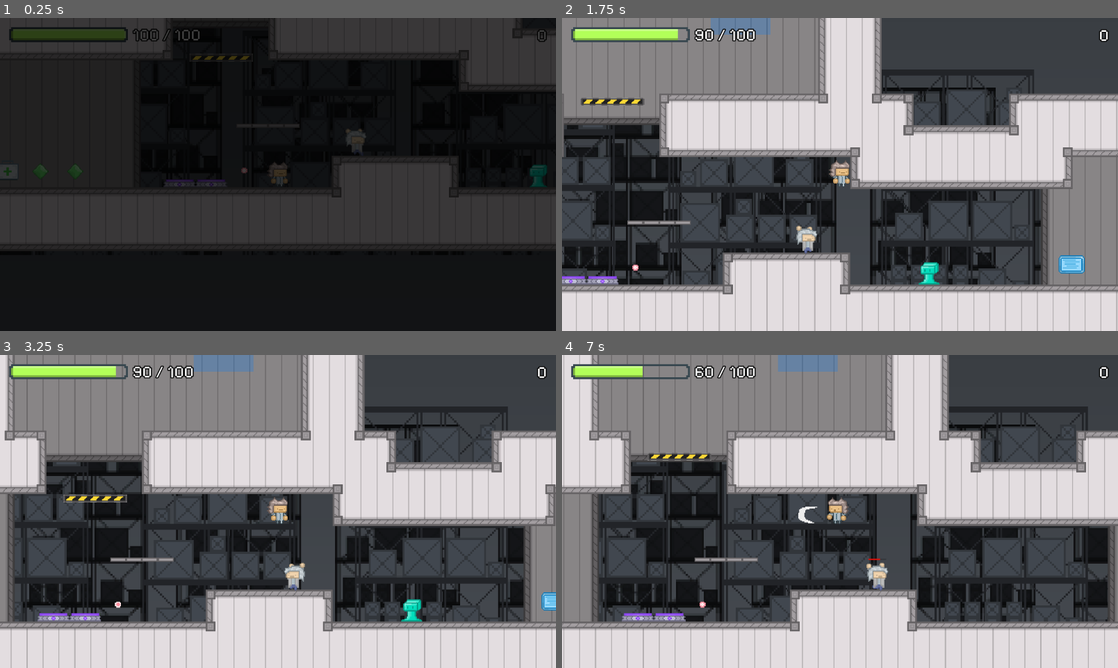
Above: before the commit, frames 1-4 (two rows, left to right).
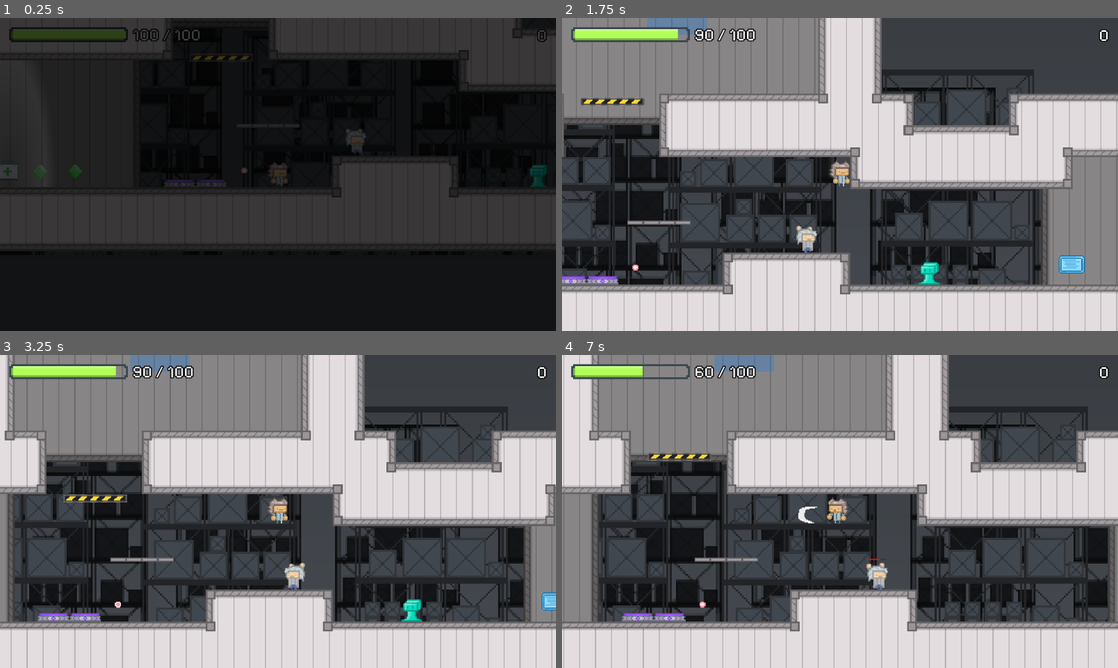
Above: after the commit, the same moments.

Repository: Brian-Magnuson/lab_escape_gd
Game: Godot game, scene res://scenes/level_0.tscn
Same seed, same stepped clock (60 frames per second), same inputs: the game is played once before the commit and once after it.
Inputs (mouse positions are in pixels of both pictures, inside the frame that each line leads up to):
- Up to frame 1 (0.25 s): no input
- Up to frame 2 (1.75 s): move the mouse to (962, 158) at 0.52 s; press the mouse at (962, 158) at 0.53 s; hold D (move_right) from 0.53 s (still down); tap Space (jump) at 0.77, 1.52 s; move the mouse to (728, 190) at 1.27 s; release the mouse at (728, 190) at 1.28 s; tap E (interact) at 1.35 s
- Up to frame 3 (3.25 s): move the mouse to (333, 442) at 2.02 s; release D (move_right) at 2.03 s; press the mouse at (333, 442) at 2.03 s; hold A (move_left) 2.03-2.78 s; move the mouse to (250, 574) at 2.77 s; release the mouse at (250, 574) at 2.78 s; hold D (move_right) from 2.78 s (still down); tap E (interact) at 2.85 s; tap Space (jump) at 3.02 s
- Up to frame 4 (7 s): move the mouse to (1006, 558) at 3.52 s; press the mouse at (1006, 558) at 3.53 s; tap Space (jump) at 3.77, 4.52, 6.02, 6.77 s; move the mouse to (673, 464) at 4.27 s; release D (move_right) at 4.28 s; release the mouse at (673, 464) at 4.28 s; hold A (move_left) 4.28-5.03 s; tap E (interact) at 4.35, 5.85 s; move the mouse to (867, 511) at 5.02 s; press the mouse at (867, 511) at 5.03 s; hold D (move_right) 5.03-5.78 s; move the mouse to (756, 433) at 5.77 s; release the mouse at (756, 433) at 5.78 s; hold A (move_left) from 5.78 s (still down); move the mouse to (962, 495) at 6.52 s; press the mouse at (962, 495) at 6.53 s

The runs differ from the first frame. In frame 2, 0.9% of the frame differs, in the area x 15-38%, y 0-6%; in frame 3, 1.0%; in frame 4, 1.1%, in the area x 27-50%, y 0-6%.

Commit message:
Add point light

Diff:
--- a/assets/tiles/tiles.tres
+++ b/assets/tiles/tiles.tres
@@ -1,8 +1,11 @@
-[gd_resource type="TileSet" load_steps=7 format=3 uid="uid://cjj3lgustq04"]
+[gd_resource type="TileSet" load_steps=8 format=3 uid="uid://cjj3lgustq04"]
 
 [ext_resource type="Texture2D" uid="uid://ftjg3puu72lw" path="res://assets/tiles/LabTileset.png" id="1_r2aw4"]
 [ext_resource type="Texture2D" uid="uid://biqr3vu0dcgxc" path="res://assets/environment/SemisolidPlatform.png" id="2_3dp4r"]
 [ext_resource type="Texture2D" uid="uid://dghxv6wir8pe7" path="res://assets/tiles/LabTilesetDarker.png" id="3_3dp4r"]
+
+[sub_resource type="OccluderPolygon2D" id="OccluderPolygon2D_3dp4r"]
+polygon = PackedVector2Array(-16, -16, 16, -16, 16, 16, -16, 16)
 
 [sub_resource type="TileSetAtlasSource" id="TileSetAtlasSource_ah2ou"]
 resource_name = "lab_tiles"
@@ -11,6 +14,7 @@
 0:0/0 = 0
 0:0/0/terrain_set = 0
 0:0/0/terrain = 0
+0:0/0/occlusion_layer_0/polygon_0/polygon = SubResource("OccluderPolygon2D_3dp4r")
 0:0/0/physics_layer_0/polygon_0/points = PackedVector2Array(-16, -16, 16, -16, 16, 16, -16, 16)
 0:0/0/terrains_peering_bit/right_side = 0
 0:0/0/terrains_peering_bit/bottom_right_corner = 0
@@ -18,6 +22,7 @@
 1:0/0 = 0
 1:0/0/terrain_set = 0
 1:0/0/terrain = 0
+1:0/0/occlusion_layer_0/polygon_0/polygon = SubResource("OccluderPolygon2D_3dp4r")
 1:0/0/physics_layer_0/polygon_0/points = PackedVector2Array(-16, -16, 16, -16, 16, 16, -16, 16)
 1:0/0/terrains_peering_bit/right_side = 0
 1:0/0/terrains_peering_bit/bottom_right_corner = 0
@@ -27,6 +32,7 @@
 2:0/0 = 0
 2:0/0/terrain_set = 0
 2:0/0/terrain = 0
+2:0/0/occlusion_layer_0/polygon_0/polygon = SubResource("OccluderPolygon2D_3dp4r")
 2:0/0/physics_layer_0/polygon_0/points = PackedVector2Array(-16, -16, 16, -16, 16, 16, -16, 16)
 2:0/0/terrains_peering_bit/bottom_side = 0
 2:0/0/terrains_peering_bit/bottom_left_corner = 0
@@ -34,6 +40,7 @@
 0:1/0 = 0
 0:1/0/terrain_set = 0
 0:1/0/terrain = 0
+0:1/0/occlusion_layer_0/polygon_0/polygon = SubResource("OccluderPolygon2D_3dp4r")
 0:1/0/physics_layer_0/polygon_0/points = PackedVector2Array(-16, -16, 16, -16, 16, 16, -16, 16)
 0:1/0/terrains_peering_bit/right_side = 0
 0:1/0/terrains_peering_bit/bottom_right_corner = 0
@@ -43,6 +50,7 @@
 1:1/0 = 0
 1:1/0/terrain_set = 0
 1:1/0/terrain = 0
+1:1/0/occlusion_layer_0/polygon_0/polygon = SubResource("OccluderPolygon2D_3dp4r")
 1:1/0/physics_layer_0/polygon_0/points = PackedVector2Array(-16, -16, 16, -16, 16, 16, -16, 16)
 1:1/0/terrains_peering_bit/right_side = 0
 1:1/0/terrains_peering_bit/bottom_right_corner = 0
@@ -55,6 +63,7 @@
 2:1/0 = 0
 2:1/0/terrain_set = 0
 2:1/0/terrain = 0
+2:1/0/occlusion_layer_0/polygon_0/polygon = SubResource("OccluderPolygon2D_3dp4r")
 2:1/0/physics_layer_0/polygon_0/points = PackedVector2Array(-16, -16, 16, -16, 16, 16, -16, 16)
 2:1/0/terrains_peering_bit/bottom_side = 0
 2:1/0/terrains_peering_bit/bottom_left_corner = 0
@@ -64,6 +73,7 @@
 3:1/0 = 0
 3:1/0/terrain_set = 0
 3:1/0/terrain = 0
+3:1/0/occlusion_layer_0/polygon_0/polygon = SubResource("OccluderPolygon2D_3dp4r")
 3:1/0/physics_layer_0/polygon_0/points = PackedVector2Array(-16, -16, 16, -16, 16, 16, -16, 16)
 3:1/0/terrains_peering_bit/right_side = 0
 3:1/0/terrains_peering_bit/bottom_side = 0
@@ -75,6 +85,7 @@
 4:1/0 = 0
 4:1/0/terrain_set = 0
 4:1/0/terrain = 0
+4:1/0/occlusion_layer_0/polygon_0/polygon = SubResource("OccluderPolygon2D_3dp4r")
 4:1/0/physics_layer_0/polygon_0/points = PackedVector2Array(-16, -16, 16, -16, 16, 16, -16, 16)
 4:1/0/terrains_peering_bit/right_side = 0
 4:1/0/terrains_peering_bit/bottom_right_corner = 0
@@ -86,6 +97,7 @@
 0:2/0 = 0
 0:2/0/terrain_set = 0
 0:2/0/terrain = 0
+0:2/0/occlusion_layer_0/polygon_0/polygon = SubResource("OccluderPolygon2D_3dp4r")
 0:2/0/physics_layer_0/polygon_0/points = PackedVector2Array(-16, -16, 16, -16, 16, 16, -16, 16)
 0:2/0/terrains_peering_bit/right_side = 0
 0:2/0/terrains_peering_bit/top_side = 0
@@ -93,6 +105,7 @@
 1:2/0 = 0
 1:2/0/terrain_set = 0
 1:2/0/terrain = 0
+1:2/0/occlusion_layer_0/polygon_0/polygon = SubResource("OccluderPolygon2D_3dp4r")
 1:2/0/physics_layer_0/polygon_0/points = PackedVector2Array(-16, -16, 16, -16, 16, 16, -16, 16)
 1:2/0/terrains_peering_bit/right_side = 0
 1:2/0/terrains_peering_bit/left_side = 0
@@ -102,6 +115,7 @@
 2:2/0 = 0
 2:2/0/terrain_set = 0
 2:2/0/terrain = 0
+2:2/0/occlusion_layer_0/polygon_0/polygon = SubResource("OccluderPolygon2D_3dp4r")
 2:2/0/physics_layer_0/polygon_0/points = PackedVector2Array(-16, -16, 16, -16, 16, 16, -16, 16)
 2:2/0/terrains_peering_bit/left_side = 0
 2:2/0/terrains_peering_bit/top_left_corner = 0
@@ -109,6 +123,7 @@
 3:2/0 = 0
 3:2/0/terrain_set = 0
 3:2/0/terrain = 0
+3:2/0/occlusion_layer_0/polygon_0/polygon = SubResource("OccluderPolygon2D_3dp4r")
 3:2/0/physics_layer_0/polygon_0/points = PackedVector2Array(-16, -16, 16, -16, 16, 16, -16, 16)
 3:2/0/terrains_peering_bit/right_side = 0
 3:2/0/terrains_peering_bit/bottom_right_corner = 0
@@ -120,6 +135,7 @@
 4:2/0 = 0
 4:2/0/terrain_set = 0
 4:2/0/terrain = 0
+4:2/0/occlusion_layer_0/polygon_0/polygon = SubResource("OccluderPolygon2D_3dp4r")
 4:2/0/physics_layer_0/polygon_0/points = PackedVector2Array(-16, -16, 16, -16, 16, 16, -16, 16)
 4:2/0/terrains_peering_bit/right_side = 0
 4:2/0/terrains_peering_bit/bottom_right_corner = 0
@@ -251,6 +267,7 @@
 
 [resource]
 tile_size = Vector2i(32, 32)
+occlusion_layer_0/light_mask = 1
 physics_layer_0/collision_layer = 1
 physics_layer_0/collision_mask = 0
 terrain_set_0/mode = 0
--- a/scenes/level_0.tscn
+++ b/scenes/level_0.tscn
@@ -612,6 +612,18 @@
 outline_size = 8
 outline_color = Color(0, 0, 0, 1)
 
+[sub_resource type="Gradient" id="Gradient_0a1bo"]
+offsets = PackedFloat32Array(0, 0.785016, 1)
+colors = PackedColorArray(0, 0, 0, 1, 1, 1, 1, 1, 0, 0, 0, 1)
+
+[sub_resource type="GradientTexture2D" id="GradientTexture2D_trrqm"]
+gradient = SubResource("Gradient_0a1bo")
+width = 128
+height = 128
+fill = 1
+fill_from = Vector2(0.5, 0.5)
+fill_to = Vector2(1, 0.5)
+
 [node name="Level0" type="Node"]
 
 [node name="Background" type="Node2D" parent="."]
@@ -821,11 +833,18 @@
 wait_time = 0.02
 
 [node name="ForceField" parent="." instance=ExtResource("23_pikno")]
-position = Vector2(306, 231)
+position = Vector2(242, 231)
 scale = Vector2(3, 3)
 
 [node name="BoxCluster" parent="." instance=ExtResource("24_0a1bo")]
 position = Vector2(779, 488)
+
+[node name="PointLight2D" type="PointLight2D" parent="."]
+position = Vector2(-37, 507)
+scale = Vector2(0.75, 2.5)
+energy = 0.5
+shadow_enabled = true
+texture = SubResource("GradientTexture2D_trrqm")
 
 [connection signal="health_updated" from="Player" to="UserInterface" method="_on_player_health_updated"]
 [connection signal="player_died" from="Player" to="UserInterface" method="_on_player_player_died"]
Not shown: 1 places in scenes/level_0.tscn that only renumber resources
